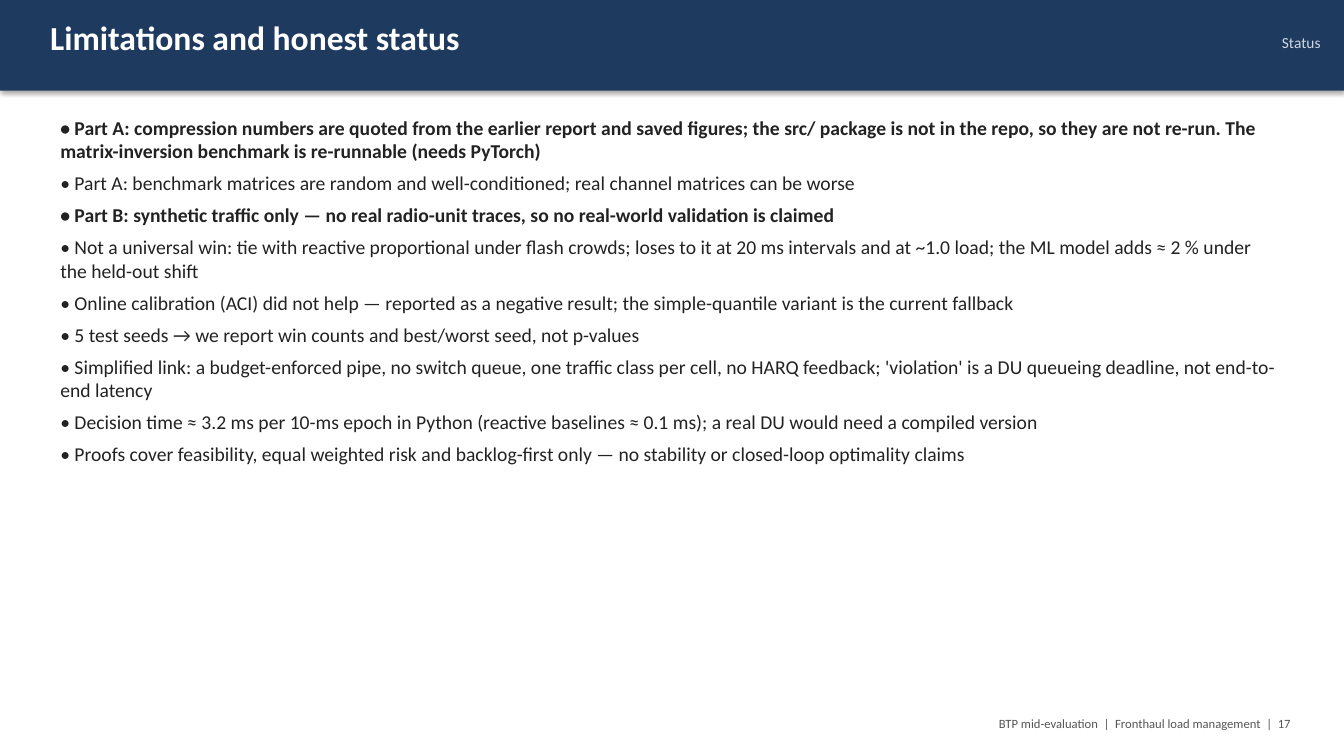
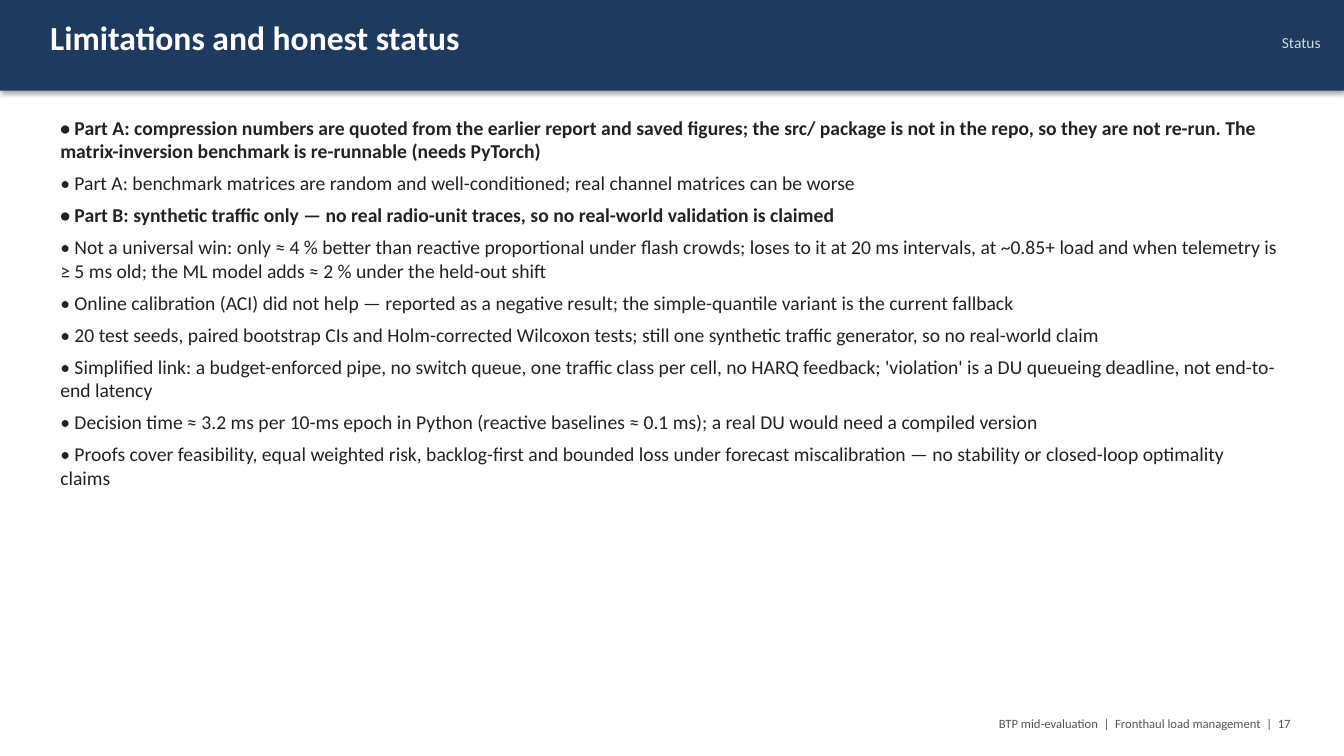
Before and after one commit to Harshvardhan-To1/BTP, a slide deck: slide 17 of docs/fhlm/BTP_midterm_fronthaul_load_management.pptx. Drawn at 1344x756 pixels with LibreOffice and Linux fonts; fonts in the diff are those of the drawing. Boxes give left, top, right and bottom in pixels: in the first picture for what was removed or moved away, otherwise in the second. Text is boxed around its words. In the diff, an @@ line names an element or a change of style, - is before the commit and + after.

```diff
--- a/docs/fhlm/BTP_midterm_fronthaul_load_management.pptx
+++ b/docs/fhlm/BTP_midterm_fronthaul_load_management.pptx
@@ text at (74,240,1276,281): text changed @@
-• Not a universal win: tie with reactive proportional under flash crowds; loses to it at 20 ms intervals and at ~1.0 load; the ML model adds ≈ 2 % under the held-out shift
+• Not a universal win: only ≈ 4 % better than reactive proportional under flash crowds; loses to it at 20 ms intervals, at ~0.85+ load and when telemetry is ≥ 5 ms old; the ML model adds ≈ 2 % under the held-out shift
@@ text at (74,328,1098,346): text changed @@
-• 5 test seeds → we report win counts and best/worst seed, not p-values
+• 20 test seeds, paired bootstrap CIs and Holm-corrected Wilcoxon tests; still one synthetic traffic generator, so no real-world claim
@@ text at (60,447,1224,485): text changed @@
-• Proofs cover feasibility, equal weighted risk and backlog-first only — no stability or closed-loop optimality claims
+• Proofs cover feasibility, equal weighted risk, backlog-first and bounded loss under forecast miscalibration — no stability or closed-loop optimality claims
```
Also in this commit, not shown: 8 other slides changed, 6 other files.
